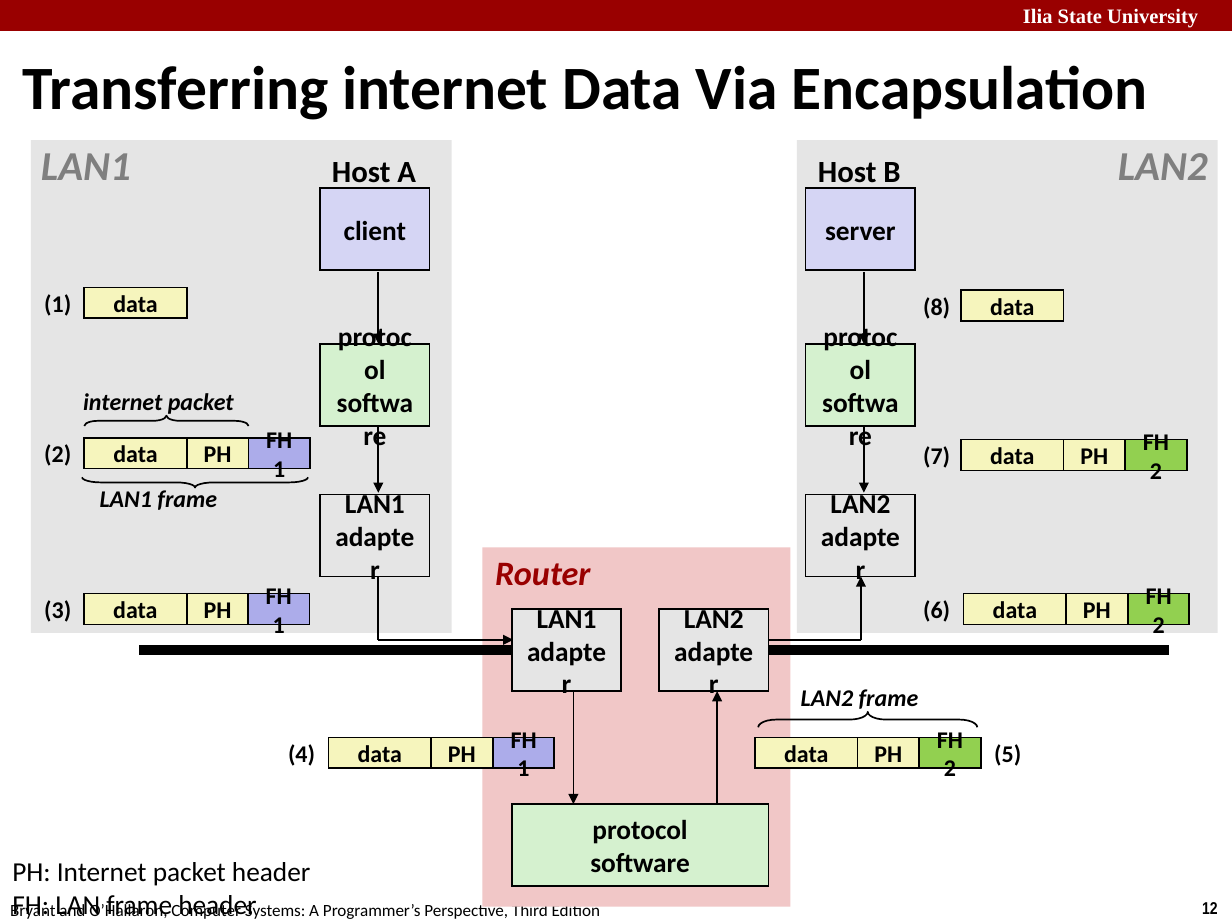
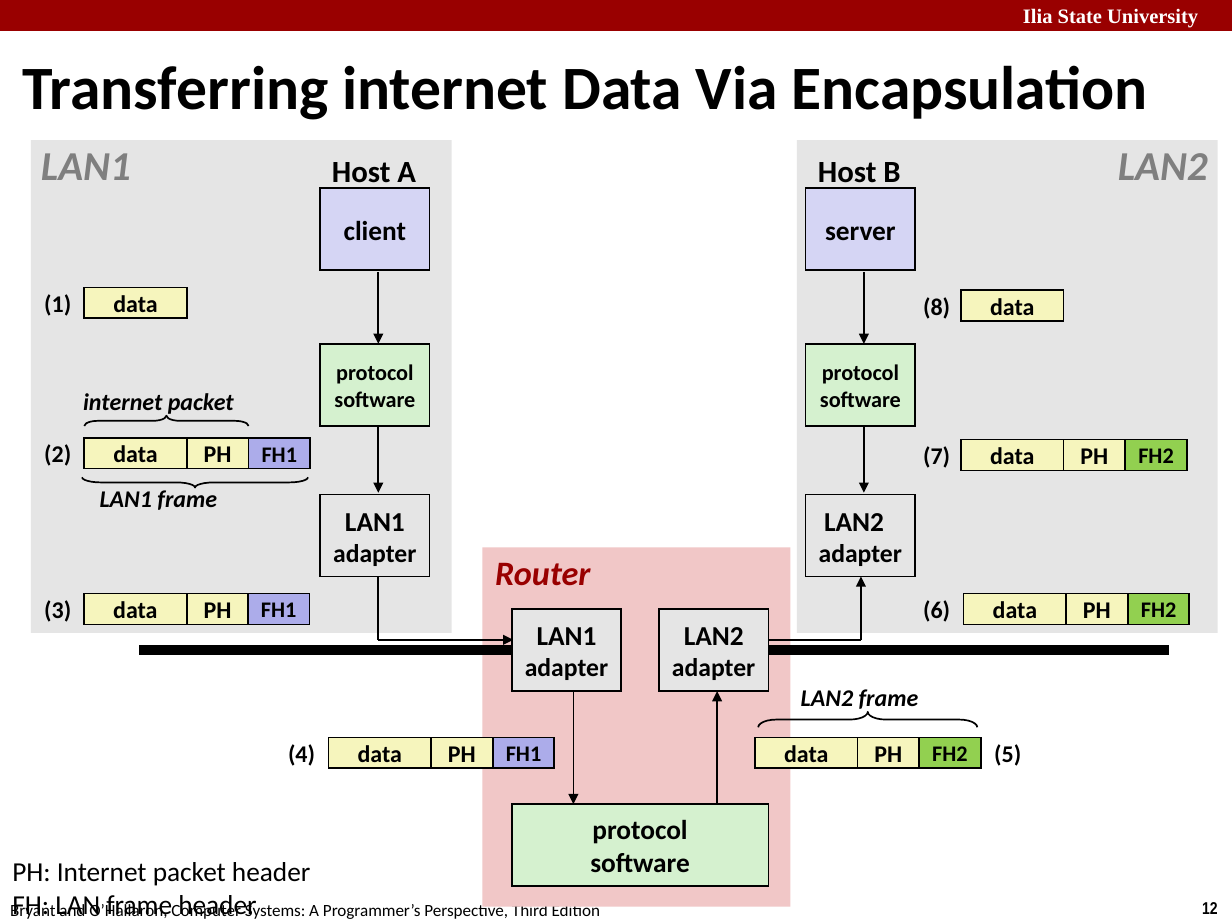
Before and after one commit to temurchichua/T129_System_Programming_ISU, a slide deck: slide 12 of Week14/Lec1/netprog1.pptx. Drawn at 1232x924 pixels with LibreOffice and Linux fonts; fonts in the diff are those of the drawing. Boxes give left, top, right and bottom in pixels: in the first picture for what was removed or moved away, otherwise in the second. Text is boxed around its words. In the diff, an @@ line names an element or a change of style, - is before the commit and + after.

```diff
--- a/Week14/Lec1/netprog1.pptx
+++ b/Week14/Lec1/netprog1.pptx
@@ rectangle "protocol" at box(320, 344, 430, 426): size 16 to 13 pt @@
@@ rectangle "protocol" at box(806, 344, 915, 426): size 16 to 13 pt @@
@@ size 14 to 13 pt in 6 elements at box(493, 738, 554, 769), box(1127, 594, 1189, 625), box(919, 738, 981, 769), box(248, 594, 309, 625), box(249, 437, 310, 468), box(1125, 440, 1186, 471) @@
@@ rectangle "LAN2" at box(806, 494, 915, 577): size 16 to 15 pt in "adapter"; alignment centre to left @@
@@ text in rectangle at box(333, 544, 416, 566): size 16 to 15 pt in "adapter" @@
@@ text in rectangle at box(525, 658, 608, 680): size 16 to 15 pt in "adapter" @@
@@ text in rectangle at box(672, 658, 755, 680): size 16 to 15 pt in "adapter" @@
```
Also in this commit, not shown: 2 other slides changed, 1 slide removed.
